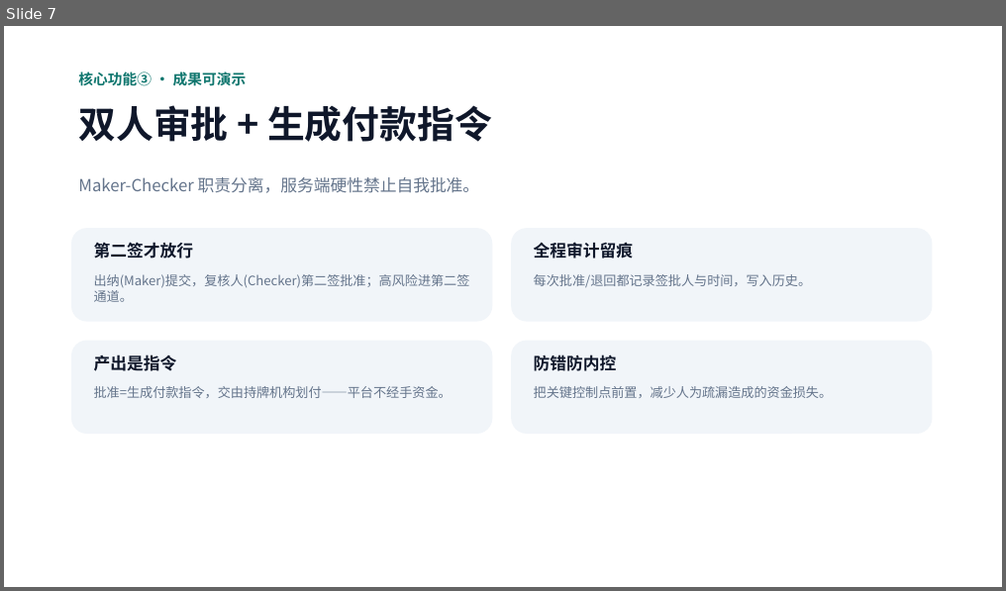
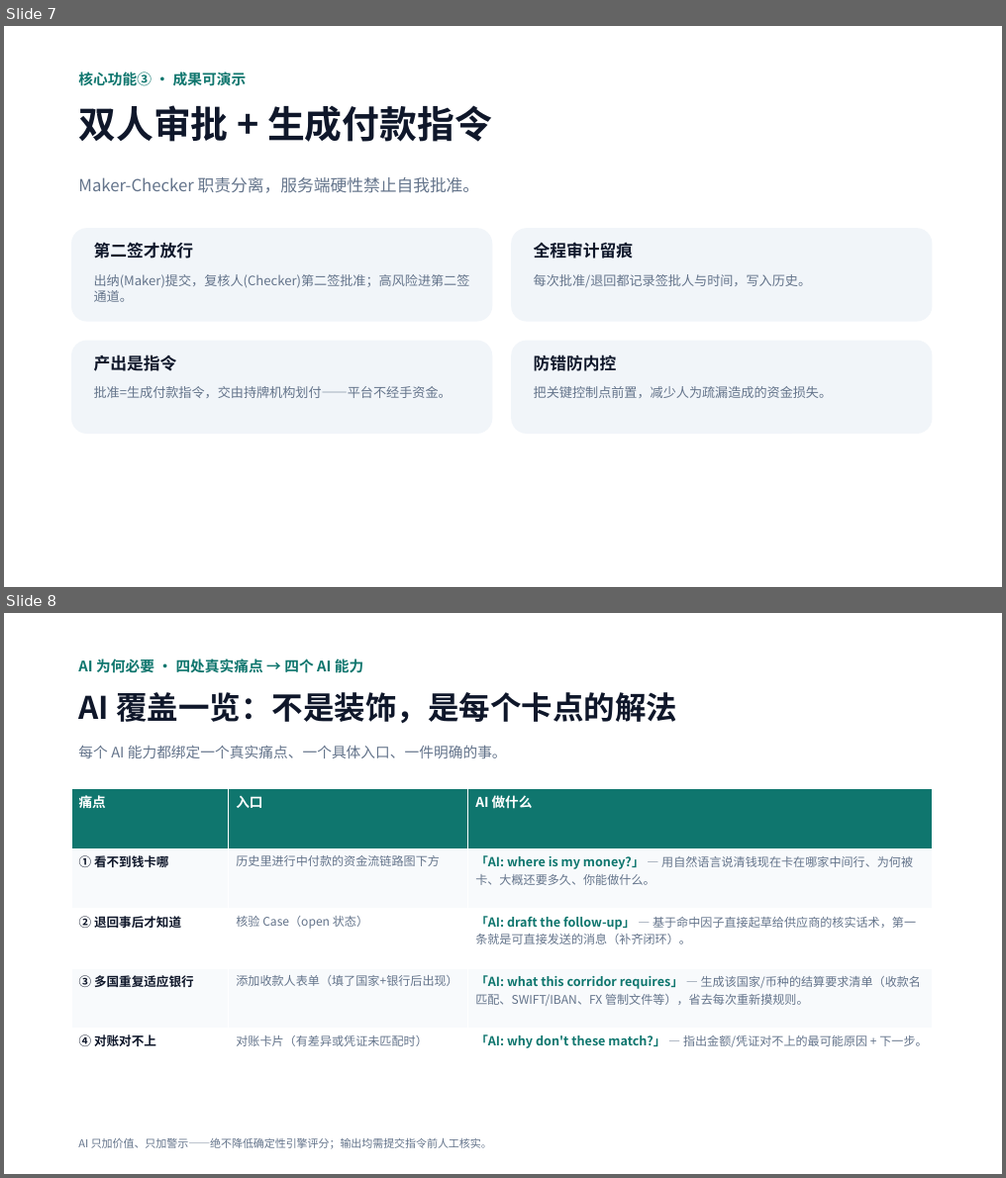
Before and after one commit to Michael-4753/flowguard-payout, a slide deck: public/FlowGuard-Hackathon-Pitch.pptx. Shown one above the other, each under a label of ours: slide 7 before the commit, slides 7 and 8 after it. The pictures are 1006x591 and 1006x1178 pixels, drawn with LibreOffice and Linux fonts; fonts in the diff are those of the drawing. Boxes give left, top, right and bottom in pixels: in the first picture for what was removed or moved away, otherwise in the second. Text is boxed around its words. In the diff, an @@ line names an element or a change of style, - is before the commit and + after.

Commit message:
eazo: sync 2026-08-15T03:05:03Z

```diff
--- a/public/FlowGuard-Hackathon-Pitch.pptx
+++ b/public/FlowGuard-Hackathon-Pitch.pptx
@@ slide 8 added at bbox=[4, 613, 1002, 1174], background #FFFFFF @@
@@ text added at bbox=[78, 659, 363, 673], 14 pt, text #0F766E, bold @@
+AI 为何必要 · 四处真实痛点 → 四个 AI 能力
@@ text added at bbox=[78, 692, 677, 723], 30 pt, text #0F172A, bold @@
+AI 覆盖一览：不是装饰，是每个卡点的解法
@@ text added at bbox=[78, 745, 507, 759], 14 pt, text #64748B @@
+每个 AI 能力都绑定一个真实痛点、一个具体入口、一件明确的事。
@@ table added at bbox=[71, 789, 933, 1088], 5 rows, 3 columns @@
+痛点 | 入口 | AI 做什么
+① 看不到钱卡哪 | 历史里进行中付款的资金流链路图下方 | 「AI: where is my money?」 — 用自然语言说清钱现在卡在哪家中间行、为何被卡、大概还要多久、你能做什么。
+② 退回事后才知道 | 核验 Case（open 状态） | 「AI: draft the follow-up」 — 基于命中因子直接起草给供应商的核实话术，第一条就是可直接发送的消息（补齐闭环）。
+③ 多国重复适应银行 | 添加收款人表单（填了国家+银行后出现） | 「AI: what this corridor requires」 — 生成该国家/币种的结算要求清单（收款名匹配、SWIFT/IBAN、FX 管制文件等），省去每次重新摸规则。
+④ 对账对不上 | 对账卡片（有差异或凭证未匹配时） | 「AI: why don't these match?」 — 指出金额/凭证对不上的最可能原因 + 下一步。
@@ text added at bbox=[78, 1139, 492, 1150], 10.5 pt, text #64748B @@
+AI 只加价值、只加警示——绝不降低确定性引擎评分；输出均需提交指令前人工核实。
```
